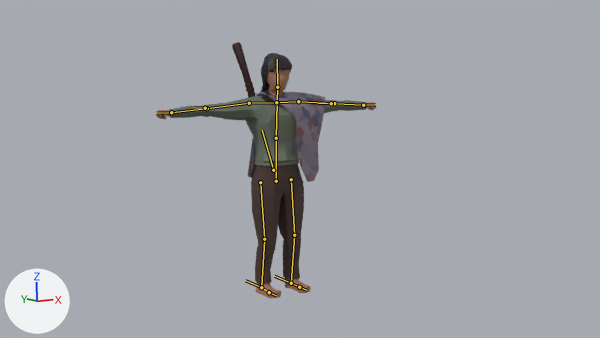
Renders of the Blender file BlendFiles/172 character.blend from each side of a commit.
Camera for both pictures: the file's camera 'Camera'. Arrows for +X, +Y and +Z are at lower left; the lights stay in place. The bones that bend it are drawn over the model as lines.

Objects in the first picture: 'character.001', 'hair.001', 'sash.001', 'staff.001'.
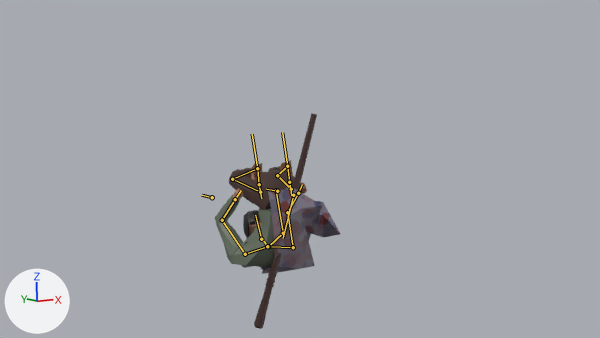
The newer file adds an action. The first version stands in its rest pose; the second is drawn at frame 9 of the action 'Roll'.

Location of each change, [x1, y1, x2, y2] in pixels of the pictures (600 x 338 px):
'character.001', posed (58% narrower, 54% shorter)
    before: [156, 64, 376, 298]
    after: [215, 160, 307, 268]
'sash.001', posed
    before: [248, 92, 325, 182]
    after: [260, 186, 340, 274]
'staff.001', posed
    before: [232, 42, 256, 97]
    after: [254, 113, 317, 329]
'hair.001', posed
    before: [256, 53, 292, 104]
    after: [243, 210, 260, 238]
bone 'core', root to tip
    before: (276, 181) to (276, 138)
    after: (276, 190) to (283, 233)
bone 'torso', root to tip
    before: (276, 138) to (277, 102)
    after: (283, 233) to (268, 246)
bone 'neck', root to tip
    before: (277, 102) to (277, 87)
    after: (268, 246) to (261, 239)
bone 'head', root to tip
    before: (277, 87) to (277, 59)
    after: (261, 239) to (255, 215)
bone 'core.001', root to tip
    before: (273, 170) to (262, 130)
    after: (293, 195) to (283, 238)
bone 'footIK.L', root to tip
    before: (291, 283) to (274, 276)
    after: (287, 166) to (282, 132)
bone 'armPointer.L', root to tip
    before: (331, 103) to (318, 103)
    after: (277, 191) to (266, 189)
bone 'footIK.R', root to tip
    before: (261, 287) to (245, 280)
    after: (257, 168) to (252, 134)
bone 'armPointer.R', root to tip
    before: (205, 108) to (194, 107)
    after: (212, 197) to (202, 195)

What the commit changed:
Bone 'core' (bone_core) moves from (0.0, 0.0, 0.0) to (0.0, -0.42, 0.01).
Bone 'core' (bone_core) turns from (0, 0, 0) to (163, 2, 1) degrees about its own x, y and z.
Bone 'torso' (bone_torso) turns from (0, 0, 0) to (70, 1, -1) degrees about its own x, y and z.
Bone 'neck' (bone_neck) turns from (0, 0, 0) to (52, 0, -1) degrees about its own x, y and z.
Bone 'head' (bone_head) turns from (0, 0, 0) to (46, 0, -1) degrees about its own x, y and z.
Bone 'core.001' (bone_core_001) turns from (0, 0, 0) to (17, -5, -1) degrees about its own x, y and z.
Bone 'footIK.L' (bone_footik_l) moves from (0.0, 0.0, 0.0) to (0.0, 0.16, 5.41).
Bone 'footIK.L' (bone_footik_l) turns from (0, 0, 0) to (79, -2, 4) degrees about its own x, y and z.
Bone 'legPointer.L' (bone_legpointer_l) moves from (0.0, 0.0, 0.0) to (-4.17, -0.76, 0.62).
Bone 'armIK.L' (bone_armik_l) moves from (0.0, 0.0, 0.0) to (4.21, 0.77, -3.01).
Bone 'armIK.L' (bone_armik_l) is rescaled from (1.0, 1.0, 1.0) to (1.0, 1.0, 0.57).
Bone 'armPointer.L' (bone_armpointer_l) moves from (0.0, 0.0, 0.0) to (-1.46, 2.69, -4.33).
Bone 'footIK.R' (bone_footik_r) moves from (0.0, 0.0, 0.0) to (0.0, 0.15, 5.41).
Bone 'footIK.R' (bone_footik_r) turns from (0, 0, 0) to (79, -2, 4) degrees about its own x, y and z.
Bone 'legPointer.R' (bone_legpointer_r) moves from (0.0, 0.0, 0.0) to (4.17, -0.76, 0.1).
Bone 'armIK.R' (bone_armik_r) moves from (0.0, 0.0, 0.0) to (-4.21, 0.77, -3.01).
Bone 'armIK.R' (bone_armik_r) is rescaled from (1.0, 1.0, 1.0) to (1.0, 1.0, 0.57).
Bone 'armPointer.R' (bone_armpointer_r) moves from (0.0, 0.0, 0.0) to (1.46, 2.69, -4.33).
